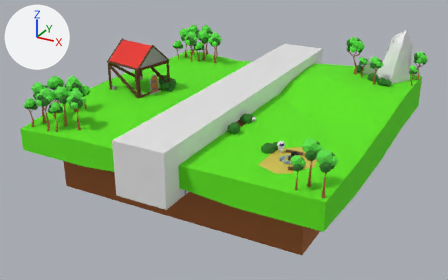
Two versions of the glTF model src/assets/Island GLB.glb, one commit apart.
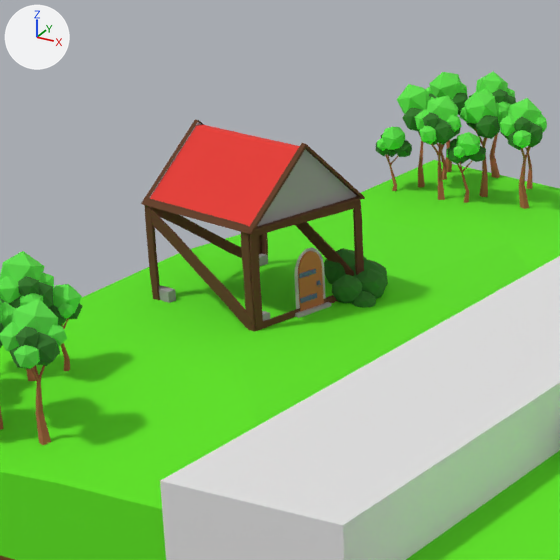
Each version is shown whole from a 50 mm lens placed at (10.97, -21.1, 11.53), pointed at (-0.22, -0.76, 1.36), then close up on the part from 15% to 50% of the width and 2% to 58% of the height. The axes (+X, +Y, +Z) are drawn at upper left. The lights are the same throughout. Where no turn or scale is listed for an object, it has been applied to the vertices. Vertices at the same position are counted once.

Before the edit, the objects in view are built like this:
```python
me_plane_003 = bpy.data.meshes.new('Plane.003')
me_plane_003.from_pydata(...)  # 8 vertices, 12 faces; spans x -0.122..0.144, y -0.025..0.131, z -0.076..0.075
me_plane_003.materials.append(mat_stone_002)  # grey #9f9b9b
me_plane_020 = bpy.data.meshes.new('Plane.020')
me_plane_020.from_pydata(...)  # 8 vertices, 12 faces; spans x -0.131..0.025, y -0.122..0.144, z -0.076..0.075
me_plane_020.materials.append(mat_stone_002)  # grey #9f9b9b
me_plane_024 = bpy.data.meshes.new('Plane.024')
me_plane_024.from_pydata(...)  # 8 vertices, 12 faces; spans x -0.025..0.131, y -0.144..0.122, z -0.075..0.076
me_plane_024.materials.append(mat_stone_002)  # grey #9f9b9b
me_plane_038 = bpy.data.meshes.new('Plane.038')
me_plane_038.from_pydata(...)  # 20 vertices, 36 faces; spans x -0.01..0.037, y -0.095..0.037, z -0.597..0.606
me_plane_038.materials.append(mat_wood)  # brown #633b20
ob_plane_007 = bpy.data.objects.new('Plane.007', me_plane_020)
ob_plane_007.location = (-3.47, -1.83, 3.06)
ob_plane_016 = bpy.data.objects.new('Plane.016', me_plane_038)
ob_plane_016.location = (-3.49, -1.88, 3.57)
ob_plane_018 = bpy.data.objects.new('Plane.018', me_plane_003)
ob_plane_018.location = (-5.08, -1.63, 3.05)
ob_plane_024 = bpy.data.objects.new('Plane.024', me_plane_024)
ob_plane_024.location = (-4.9, -0.02, 3.04)
# also in view: 'Plane.001' at (-3.3, -1.09, 3.37); 'Grass' at (0.0, 0.0, 2.42); 'Tree.023' at (-3.75, 4.68, 3.38); 'Circle.002' at (-3.28, -1.11, 4.59); 'Plane.029' at (-4.36, -1.79, 3.54)
```
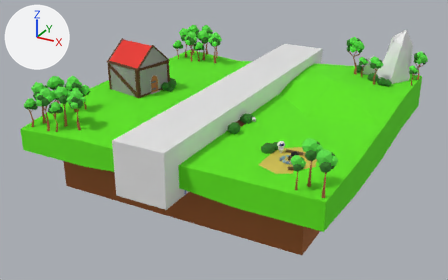
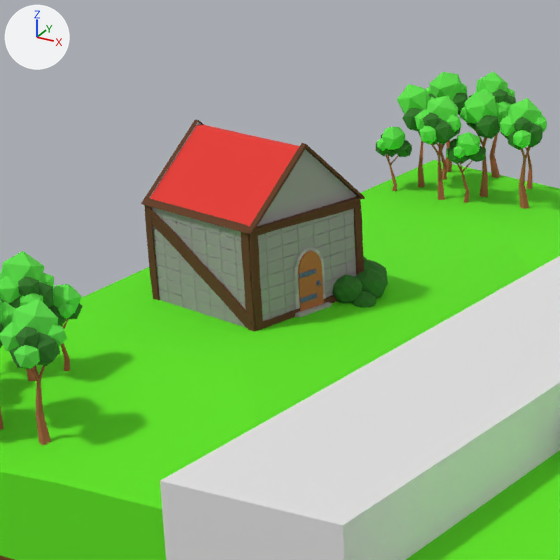
Edits to the scene script, one JSON object a line:
```json
{"block": "me_plane_024", "where": "# used by ob_plane_024; location = (-4.9, -0.02, 3.04)"}
{"op": "remove", "block": "me_plane_024", "code": "me_plane_024.from_pydata(...)  # 8 vertices, 12 faces; spans x -0.025..0.131, y -0.144..0.122, z -0.075..0.076"}
{"op": "add", "block": "me_plane_024", "code": "me_plane_024.from_pydata(...)  # 956 vertices, 2464 faces; spans x -0.326..0.129, y -1.606..0.124, z -0.075..1.125"}
{"block": "me_plane_024", "change": "me_plane_024 part 1: 8 vertices removed from x -0.025..0.131, y -0.144..0.122, z -0.075..0.076; 956 vertices added at x -0.326..0.129, y -1.606..0.124, z -0.075..1.125"}
{"block": "me_plane_003", "where": "# used by ob_plane_018; location = (-5.08, -1.63, 3.05)"}
{"op": "remove", "block": "me_plane_003", "code": "me_plane_003.from_pydata(...)  # 8 vertices, 12 faces; spans x -0.122..0.144, y -0.025..0.131, z -0.076..0.075"}
{"op": "add", "block": "me_plane_003", "code": "me_plane_003.from_pydata(...)  # 956 vertices, 2464 faces; spans x -0.126..1.606, y -0.321..0.133, z -0.076..1.129"}
{"block": "me_plane_003", "change": "me_plane_003 part 2: 8 vertices removed from x -0.122..0.144, y -0.025..0.131, z -0.076..0.075; 956 vertices added at x -0.126..1.606, y -0.321..0.133, z -0.076..1.129"}
{"block": "me_plane_020", "where": "# used by ob_plane_007; location = (-3.47, -1.83, 3.06)"}
{"op": "remove", "block": "me_plane_020", "code": "me_plane_020.from_pydata(...)  # 8 vertices, 12 faces; spans x -0.131..0.025, y -0.122..0.144, z -0.076..0.075"}
{"op": "add", "block": "me_plane_020", "code": "me_plane_020.from_pydata(...)  # 956 vertices, 2464 faces; spans x -0.135..0.321, y -0.12..1.609, z -0.079..1.12"}
{"block": "me_plane_020", "change": "me_plane_020 part 3: 8 vertices removed from x -0.131..0.025, y -0.122..0.144, z -0.076..0.075; 956 vertices added at x -0.135..0.321, y -0.12..1.609, z -0.079..1.12"}
```

Where the change shows, as pixel boxes (x1, y1, x2, y2) in the close-ups (560 x 560 px):
```json
{"object": "Plane.018", "change": "reshaped", "before": [159, 285, 176, 303], "after": [152, 207, 246, 327]}
{"object": "Plane.007", "change": "reshaped", "before": [262, 311, 270, 321], "after": [258, 208, 357, 321]}
{"part": 1, "of": "me_plane_024", "change": "built on", "before": [259, 253, 268, 266]}
```
